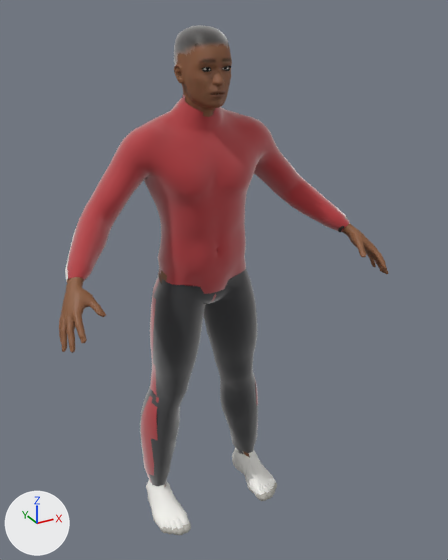
Before and after pictures for a commit that changed the glTF model apps/client/public/characters/footballer.medium.glb.
Both versions are drawn from a camera (50 mm lens) standing at (-0.927, -1.877, 1.862) and looking at (0.039, -0.122, 0.984). Every picture has the same lights, and +X, +Y and +Z are marked at lower left. The picture after the commit comes second. Vertices at exactly the same position are counted once.
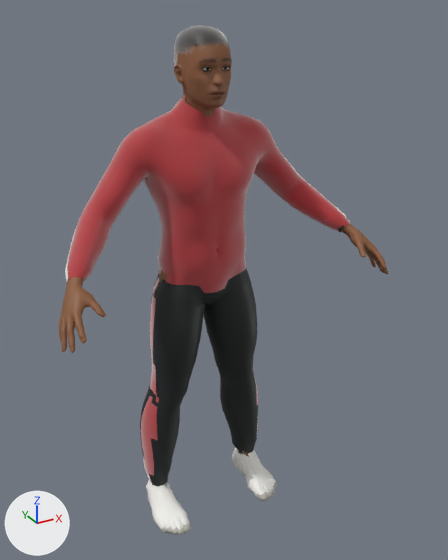
Boxes (x1, y1, x2, y2) around the edits, measured in the pictures (448 x 560 px; the box of a moved part takes in the faces that stretch with it):
```json
{"object": "Mesh_0", "change": "reshaped", "before": [59, 25, 389, 535], "after": [59, 25, 388, 535]}
{"part": 1, "of": "me_mesh_0", "change": "moved or reshaped", "before": [147, 279, 277, 535], "after": [143, 268, 276, 535]}
{"part": 2, "of": "me_mesh_0", "change": "recoloured", "before": [140, 276, 258, 486], "after": [140, 276, 258, 486], "on screen": "darker"}
```

Edits to the scene script, one JSON object a line:
```json
{"op": "add", "block": "mat_plain", "code": ["mat_plain = bpy.data.materials.new('plain')", "mat_plain.use_nodes = True; mat_plain.node_tree.nodes.clear()", "_N = mat_plain.node_tree.nodes; _L = mat_plain.node_tree.links", "n0 = _N.new('ShaderNodeBsdfPrincipled'); n0.name = 'Principled BSDF'", "n0.inputs[2].default_value = 0.556  # 'Roughness'", "n1 = _N.new('ShaderNodeOutputMaterial'); n1.name = 'Material Output'", "n2 = _N.new('ShaderNodeVertexColor'); n2.name = 'Color Attribute'", "_L.new(n0.outputs[0], n1.inputs[0])  # 'BSDF' to 'Surface'", "_L.new(n2.outputs[0], n0.inputs[0])  # 'Color' to 'Base Color'"]}
{"block": "me_mesh_0", "where": "# used by ob_mesh_0; location = (0.0, 0.0, 0.0)"}
{"op": "remove", "block": "me_mesh_0", "code": "me_mesh_0.from_pydata(...)  # 8275 vertices, 16084 faces; spans x -0.59..0.59, y -0.39..0.1, z -0.01..1.81"}
{"op": "add", "block": "me_mesh_0", "code": "me_mesh_0.from_pydata(...)  # 8218 vertices, 16086 faces; spans x -0.59..0.59, y -0.39..0.1, z -0.01..1.81"}
{"block": "me_mesh_0", "change": "me_mesh_0 part 1: 90 vertices moved within x -0.25..0.25, y -0.23..-0.05, z -0.01..0.88; 328 vertices removed from x -0.27..0.27, y -0.23..0.06, z -0.01..0.9; 393 vertices added at x -0.26..0.26, y -0.21..0.1, z 0.02..1.23"}
{"block": "me_mesh_0", "change": "me_mesh_0 part 2: 434 faces spanning x -0.26..0.26, y -0.14..0.09, z 0.09..1.0 switch from mat_lower (black #1f2024) to mat_plain"}
{"block": "me_mesh_0", "change": "other edits to the shape of me_mesh_0 do not show in these pictures"}
{"op": "remove", "block": "me_mesh_0", "code": "me_mesh_0.materials.append(mat_trim)  # white #f5f3ee"}
{"op": "remove", "block": "me_mesh_0", "code": "me_mesh_0.materials.append(mat_shoes)  # white #f2f1ec"}
{"op": "remove", "block": "me_mesh_0", "code": "me_mesh_0.materials.append(mat_sole)  # grey #b9b6ae"}
{"op": "remove", "block": "me_mesh_0", "code": "me_mesh_0.materials.append(mat_strap)  # black #2b211b"}
{"op": "remove", "block": "me_mesh_0", "code": "me_mesh_0.materials.append(mat_watchface)  # light grey #d9d5cc"}
{"op": "remove", "block": "me_mesh_0", "code": "me_mesh_0.materials.append(mat_number)  # white #f7f4ee"}
{"op": "remove", "block": "me_mesh_0", "code": "me_mesh_0.materials.append(mat_lash)  # black #140f0c"}
{"op": "remove", "block": "me_mesh_0", "code": "me_mesh_0.materials.append(mat_teeth)  # pale yellow #e9e2d2"}
```
